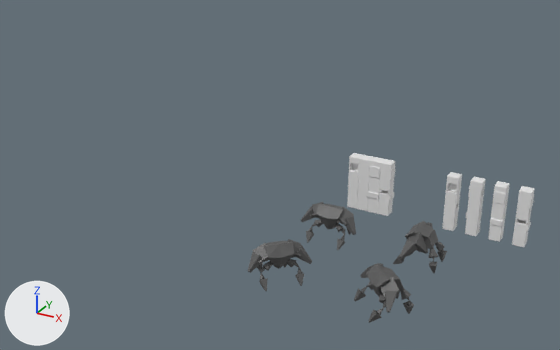
One commit to the Blender file BlenderAssets/gameMockup00.blend: the scene before it, then after it.
Camera for both pictures: a camera (50 mm lens) standing at (50.8, -80.8, 62.6) and looking at (-5.4, 21.2, 11.6). Lighting does not change. The marker at lower left points along +X, +Y and +Z.
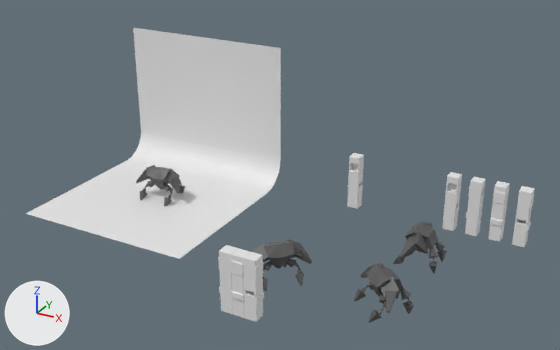
Location of each change, [x1, y1, x2, y2] in pixels of the pictures (560 x 350 px):
'Plane.001', added
    after: [26, 28, 281, 259]
'Cube', moved
    before: [301, 202, 356, 250]
    after: [136, 165, 185, 206]
'Cube.008', moved
    before: [378, 159, 395, 216]
    after: [243, 252, 264, 322]
'Cube.007', moved
    before: [368, 157, 384, 214]
    after: [231, 248, 250, 318]
'Cube.006', moved
    before: [357, 155, 374, 211]
    after: [218, 245, 238, 314]

What changed in the scene script:
```text
Add me_plane_002:
    me_plane_002.from_pydata([(-1.0, -1.0, 0.0), (1.0, -1.0, 0.0), (-1.0, 1.0, 1.6), (1.0, 1.0, 1.6), (-1.0, 0.68, 0.0), (-1.0, 1.0, 0.32), (-1.0, 0.74, 0.0), (-1.0, 0.79, 0.02), (-1.0, 0.84, 0.04), (-1.0, 0.89, 0.07), (-1.0, 0.93, 0.11), (-1.0, 0.96, 0.16), (-1.0, 0.98, 0.21), (-1.0, 1.0, 0.26), (1.0, 1.0, 0.32), (1.0, 0.68, 0.0), (1.0, 1.0, 0.26), (1.0, 0.98, 0.21), (1.0, 0.96, 0.16), (1.0, 0.93, 0.11), (1.0, 0.89, 0.07), (1.0, 0.84, 0.04), (1.0, 0.79, 0.02), (1.0, 0.74, 0.0)], [], [(5, 14, 3, 2), (14, 5, 13, 16), (16, 13, 12, 17), (17, 12, 11, 18), (18, 11, 10, 19), (19, 10, 9, 20), (20, 9, 8, 21), (21, 8, 7, 22), (22, 7, 6, 23), (23, 6, 4, 15), (0, 1, 15, 4)])
Change ob_cube:
    ob_cube.location: (2.4, 24.7, 2.9) -> (-32.6, 24.7, 2.5)
Change ob_cube_006:
    ob_cube_006.location: (2.7, 38.7, 1.0) -> (-2.0, 0.0, 0.0)
Change ob_cube_007:
    ob_cube_007.location: (4.7, 38.7, 1.0) -> (0.0, 0.0, 0.0)
Change ob_cube_008:
    ob_cube_008.location: (6.7, 38.7, 1.0) -> (2.0, 0.0, 0.0)
Add ob_plane_001:
    ob_plane_001 = bpy.data.objects.new('Plane.001', me_plane_002)
    ob_plane_001.location = (-33.0, 24.0, 0.0)
    ob_plane_001.scale = (16.9, 16.9, 16.9)
```
